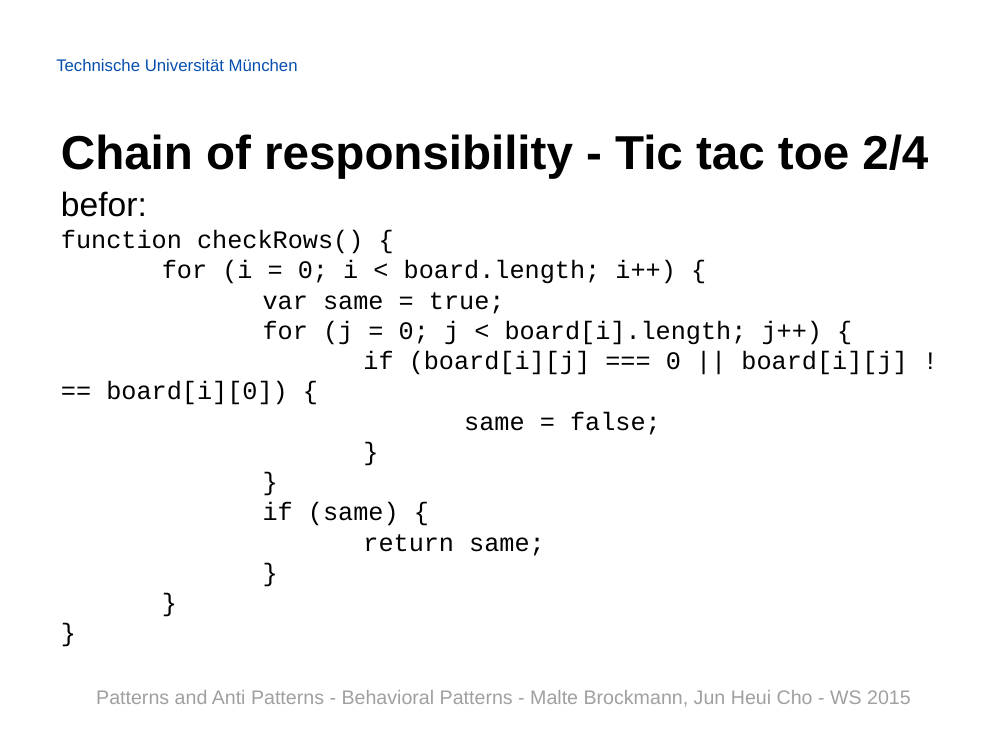
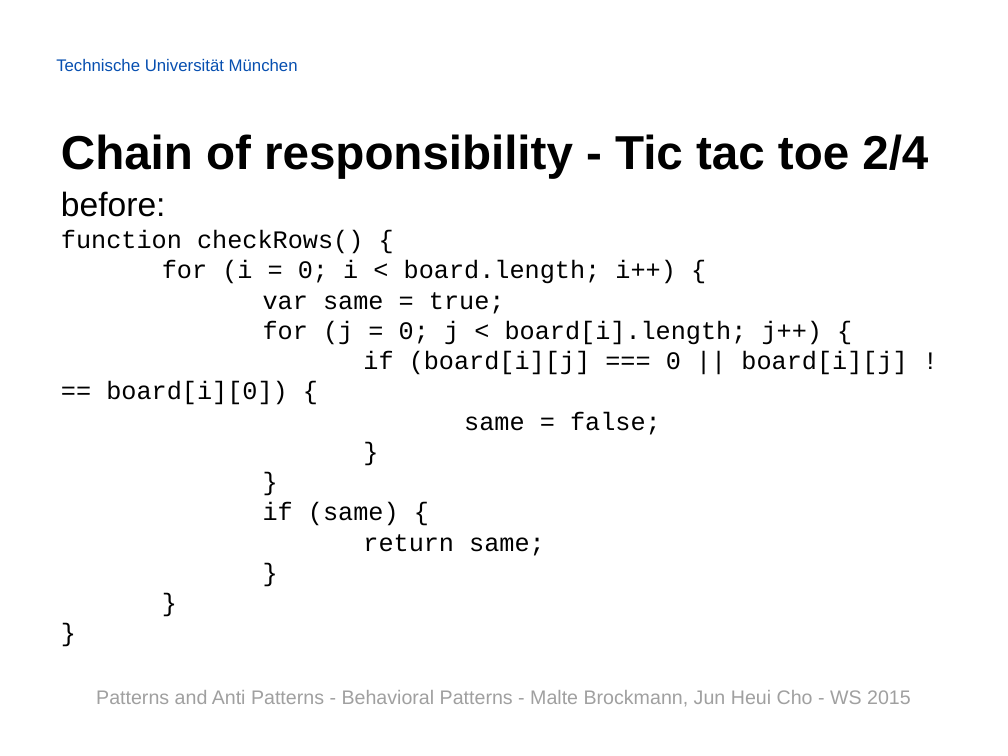
Before and after one commit to Painted6/Behavioral-design-patterns, a slide deck: slide 19 of Behavioral Patterns - JS Patterns and Anti Patterns.pptx (slide 18 before the commit). Drawn at 1008x756 pixels with LibreOffice and Linux fonts; fonts in the diff are those of the drawing; background and template pictures are left out. Boxes give left, top, right and bottom in pixels: in the first picture for what was removed or moved away, otherwise in the second. Text is boxed around its words. In the diff, an @@ line names an element or a change of style, - is before the commit and + after.

```diff
--- a/Behavioral Patterns - JS Patterns and Anti Patterns.pptx
+++ b/Behavioral Patterns - JS Patterns and Anti Patterns.pptx
@@ text at bbox=[61, 191, 166, 217]: text changed @@
-befor:
+before:
```
Also in this commit, not shown: 5 other slides changed, 8 slides added, 52 other files.
